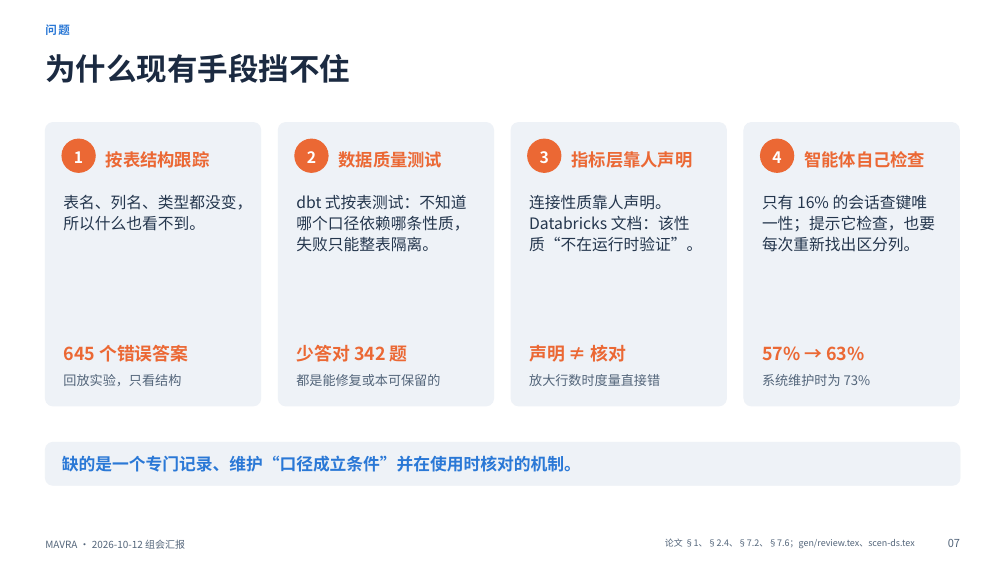
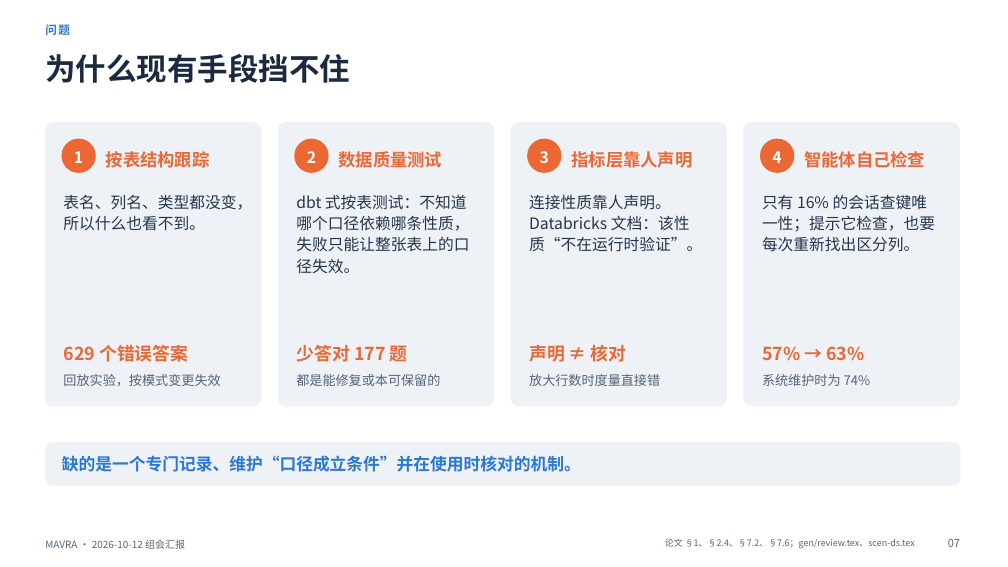
Before and after one commit to mmmttt000045/agent4db-adapter, a slide deck: slide 7 of docs/mavra-report-2026-10-12.pptx. Drawn at 1008x567 pixels with LibreOffice and Linux fonts; fonts in the diff are those of the drawing. Boxes give left, top, right and bottom in pixels: in the first picture for what was removed or moved away, otherwise in the second. Text is boxed around its words. In the diff, an @@ line names an element or a change of style, - is before the commit and + after.

```diff
--- a/docs/mavra-report-2026-10-12.pptx
+++ b/docs/mavra-report-2026-10-12.pptx
@@ text at (x1=296, y1=194, x2=469, y2=274): text changed @@
-dbt 式按表测试：不知道哪个口径依赖哪条性质，失败只能整表隔离。
+dbt 式按表测试：不知道哪个口径依赖哪条性质，失败只能让整张表上的口径失效。
@@ text at (x1=63, y1=345, x2=188, y2=362): text changed @@
-645 个错误答案
+629 个错误答案
@@ text at (x1=296, y1=342, x2=408, y2=366): text changed @@
-少答对 342 题
+少答对 177 题
@@ text at (x1=63, y1=374, x2=220, y2=386): text changed @@
-回放实验，只看结构
+回放实验，按模式变更失效
@@ text at (x1=762, y1=374, x2=871, y2=386): text changed @@
-系统维护时为 73%
+系统维护时为 74%
```
Also in this commit, not shown: 22 other slides changed, 2 other files.
